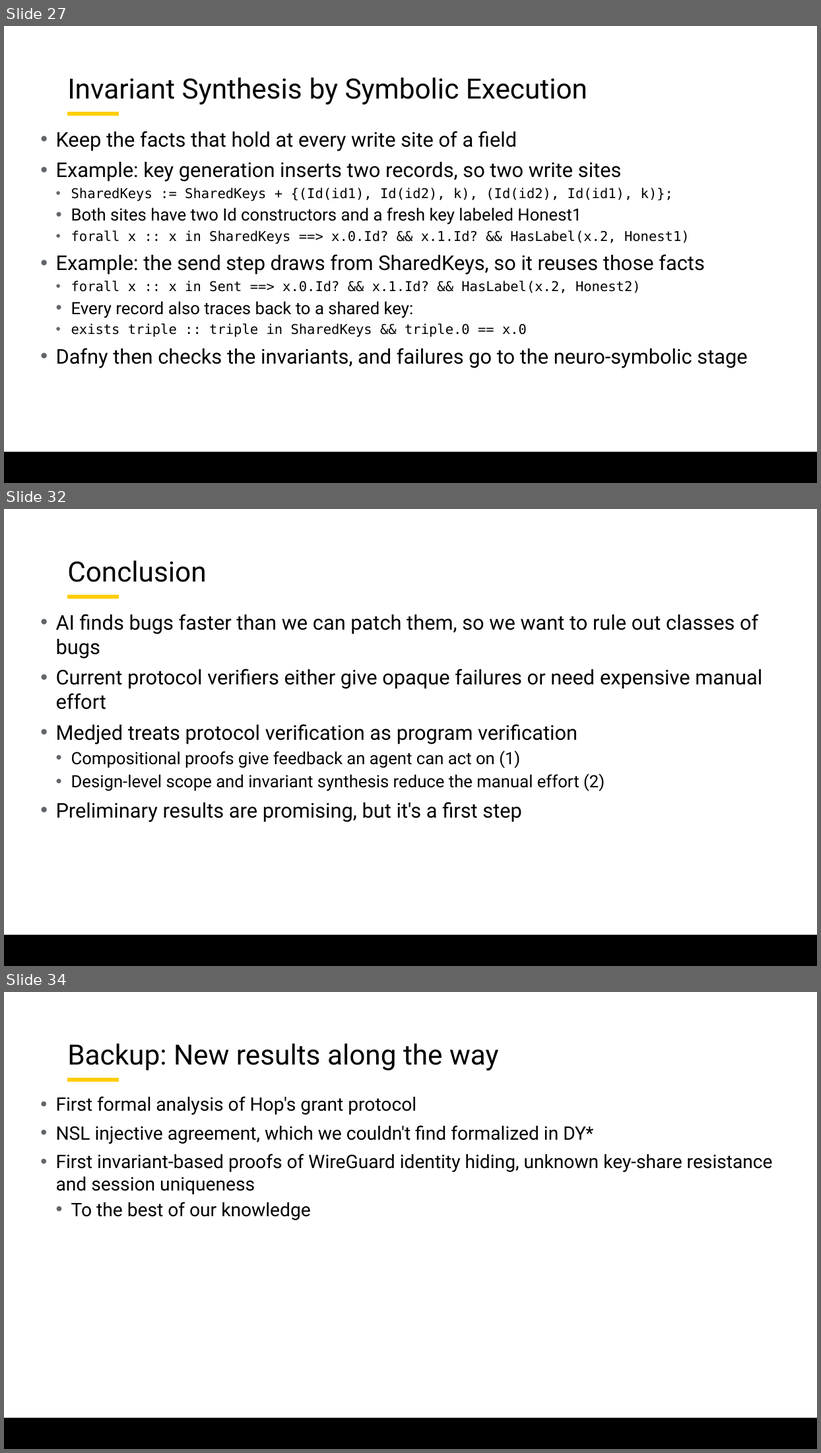
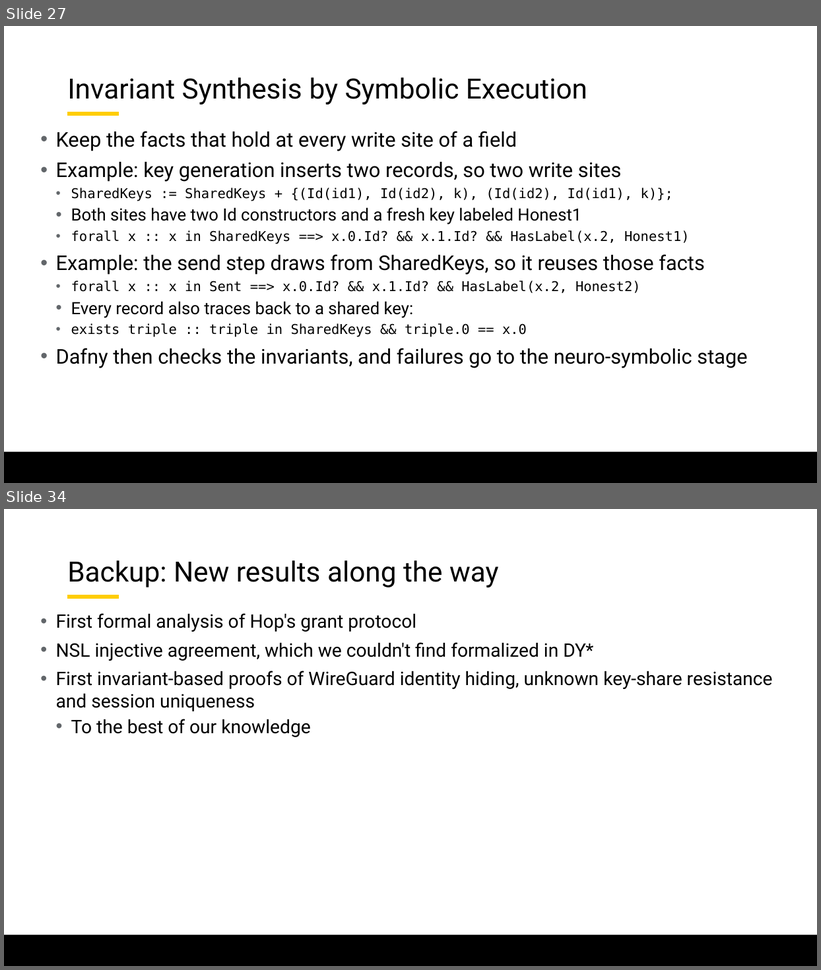
Before and after one commit to lorchrob/graduate_research_symposium, a slide deck: symposium_slides.pptx. Shown one above the other, each under a label of ours: slides 27, 32 and 34 before the commit, slides 27 and 34 after it; the slides between them are not shown. The pictures are 821x1453 and 821x970 pixels, drawn with LibreOffice and Linux fonts; fonts in the diff are those of the drawing; background and template pictures are left out. Boxes give left, top, right and bottom in pixels: in the first picture for what was removed or moved away, otherwise in the second. Text is boxed around its words. In the diff, an @@ line names an element or a change of style, - is before the commit and + after.

```diff
--- a/symposium_slides.pptx
+++ b/symposium_slides.pptx
@@ slide 32 removed at (4, 509, 817, 966), background #FFFFFF; not listed: 2 template elements that a slide beside it also shows @@
@@ title removed at (67, 560, 206, 582) @@
-Conclusion
@@ text removed at (56, 614, 762, 823) @@
-• AI finds bugs faster than we can patch them, so we want to rule out classes of bugs
-• Current protocol verifiers either give opaque failures or need expensive manual effort
-• Medjed treats protocol verification as program verification
-  • Compositional proofs give feedback an agent can act on (1)
-  • Design-level scope and invariant synthesis reduce the manual effort (2)
-• Preliminary results are promising, but it's a first step
```
Also in this commit, not shown: 7 slides changed, 3 slides added, 2 other slides removed.
